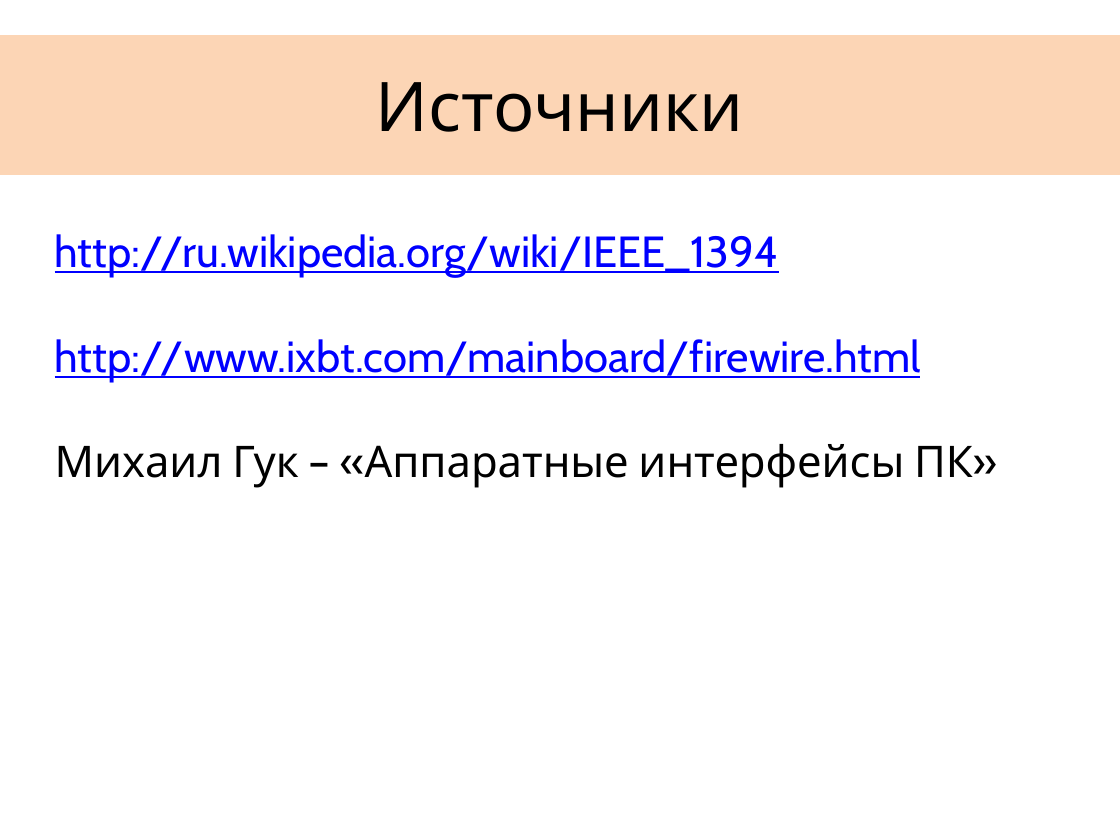
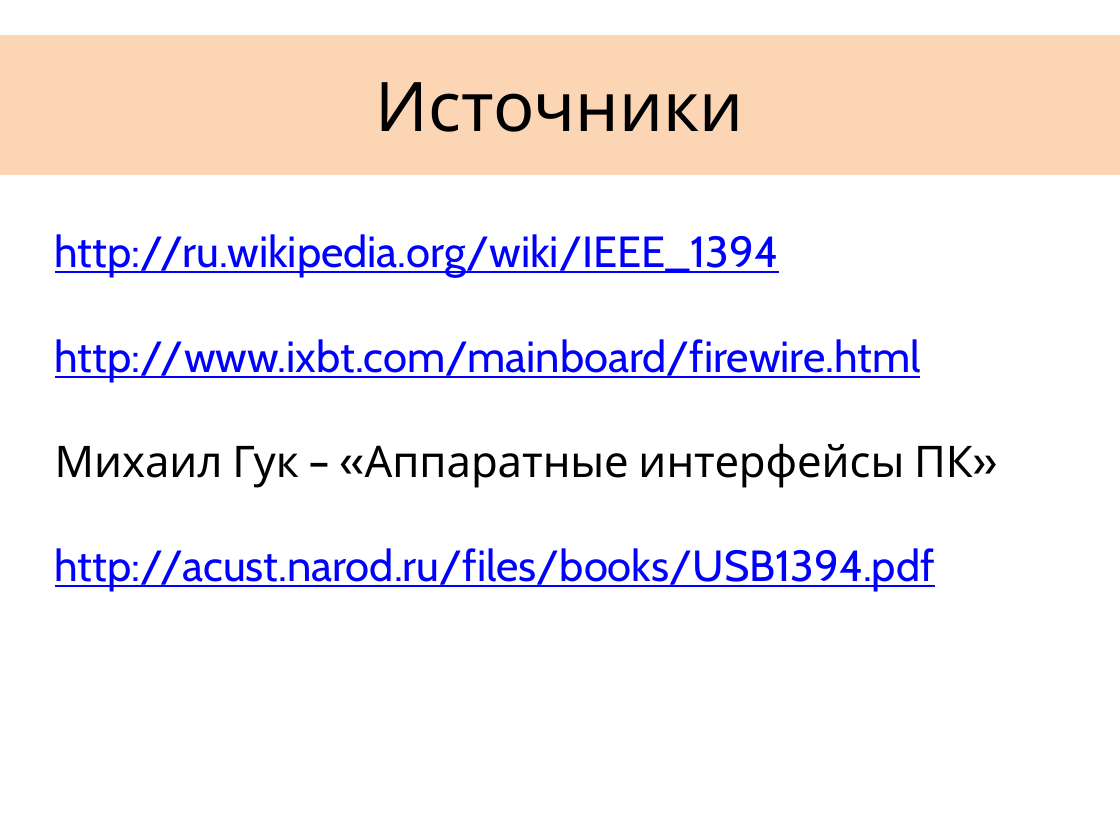
Before and after one commit to gosha92/FireWire, a slide deck: slide 18 of FireWire.pptx (slide 11 before the commit). Drawn at 1120x840 pixels with LibreOffice and Linux fonts; fonts in the diff are those of the drawing. Boxes give left, top, right and bottom in pixels: in the first picture for what was removed or moved away, otherwise in the second. Text is boxed around its words. In the diff, an @@ line names an element or a change of style, - is before the commit and + after.

Commit message:
1:13

```diff
--- a/FireWire.pptx
+++ b/FireWire.pptx
@@ text at bbox=[55, 548, 935, 592]: paragraph added @@
+http://acust.narod.ru/files/books/USB1394.pdf
```
Also in this commit, not shown: 1 other slide changed, 8 slides added, 1 slide removed.
